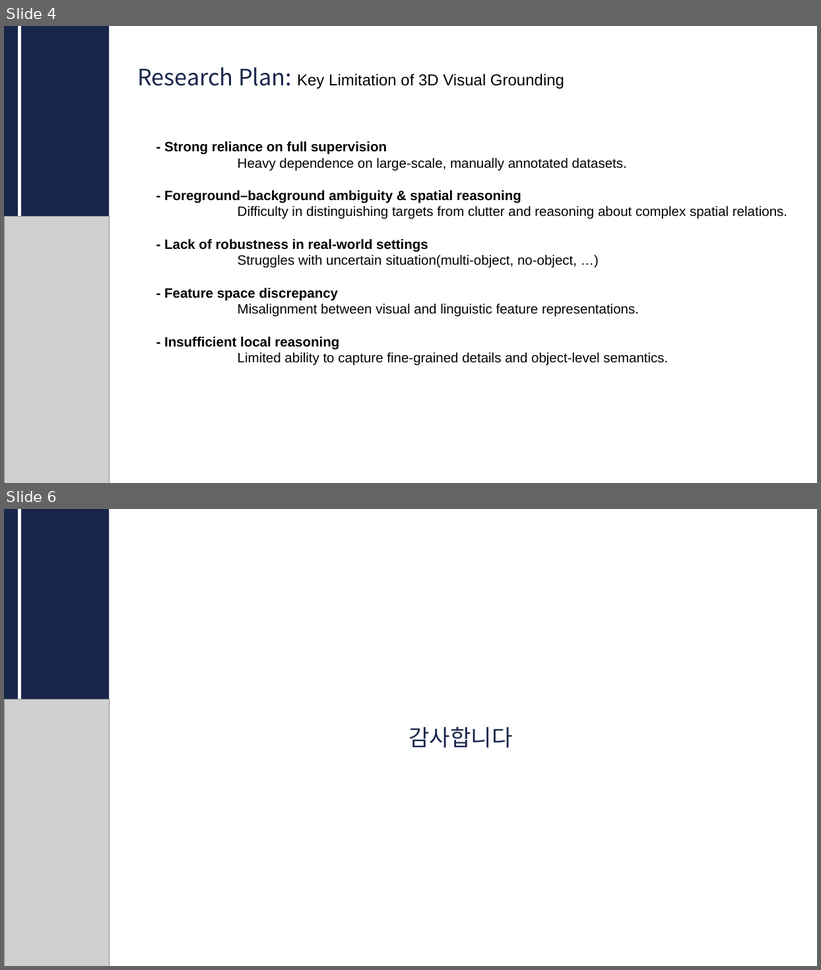
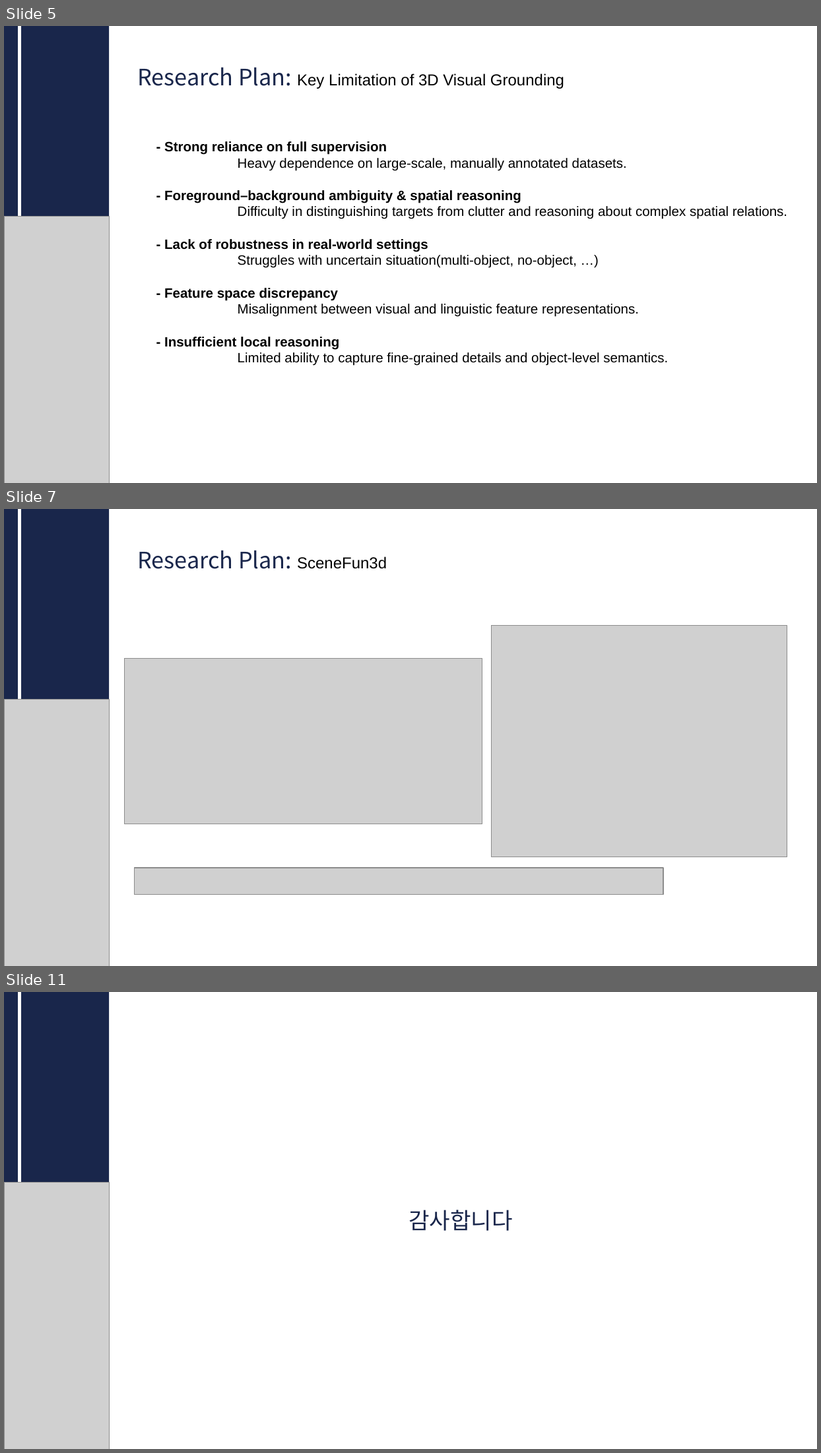
Before and after one commit to CUAI-CAU/2025-2_Research, a slide deck: MM_01/[리서치 MM1팀]2차발표_1104.pptx. Shown one above the other, each under a label of ours: slides 4 and 6 before the commit, slides 5, 7 and 11 after it; the slides between them are not shown. The pictures are 821x970 and 821x1453 pixels, drawn with LibreOffice and Linux fonts; fonts in the diff are those of the drawing; grey boxes stand for pictures. Boxes give left, top, right and bottom in pixels: in the first picture for what was removed or moved away, otherwise in the second. Text is boxed around its words. In the diff, an @@ line names an element or a change of style, - is before the commit and + after.

```diff
--- a/MM_01/[리서치 MM1팀]2차발표_1104.pptx
+++ b/MM_01/[리서치 MM1팀]2차발표_1104.pptx
@@ slide 7 added at [4, 509, 817, 966], background #FFFFFF @@
@@ rectangle added at [4, 509, 109, 966], fill #19264B @@
@@ line added from (19, 509) to (19, 700), #FFFFFF 3 pt @@
@@ text added at [137, 550, 387, 569], 20 pt, text #19264B @@
+Research Plan: SceneFun3d
@@ picture added at [491, 625, 786, 857] @@
@@ picture added at [124, 659, 482, 824] @@
@@ picture added at [4, 700, 108, 966] @@
@@ picture added at [134, 869, 663, 895] @@
@@ what was slide 4 is now slide 5 @@
@@ what was slide 6 is now slide 11 @@
```
Also in this commit, not shown: 1 slide changed, 4 other slides added.
